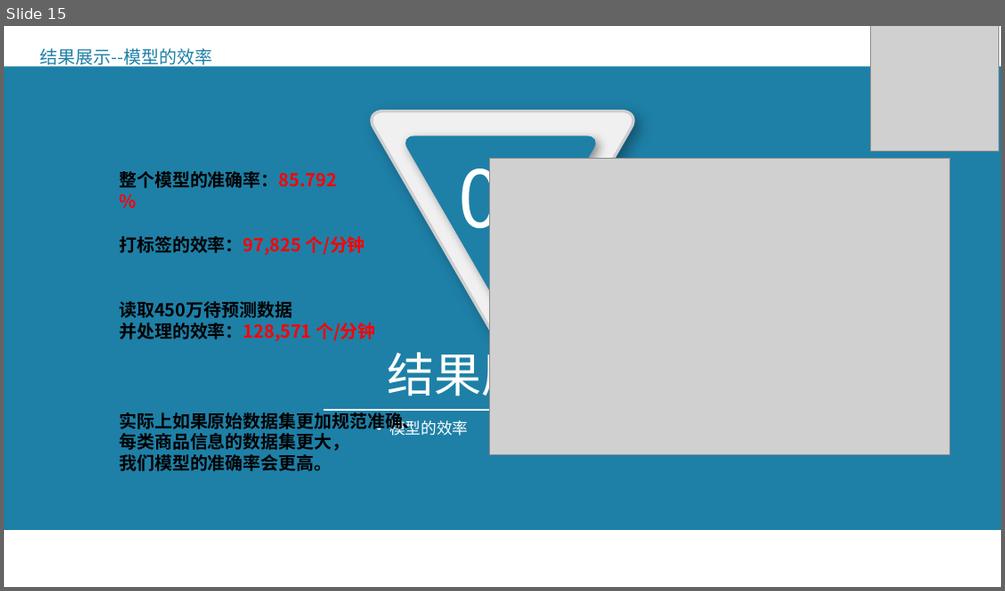
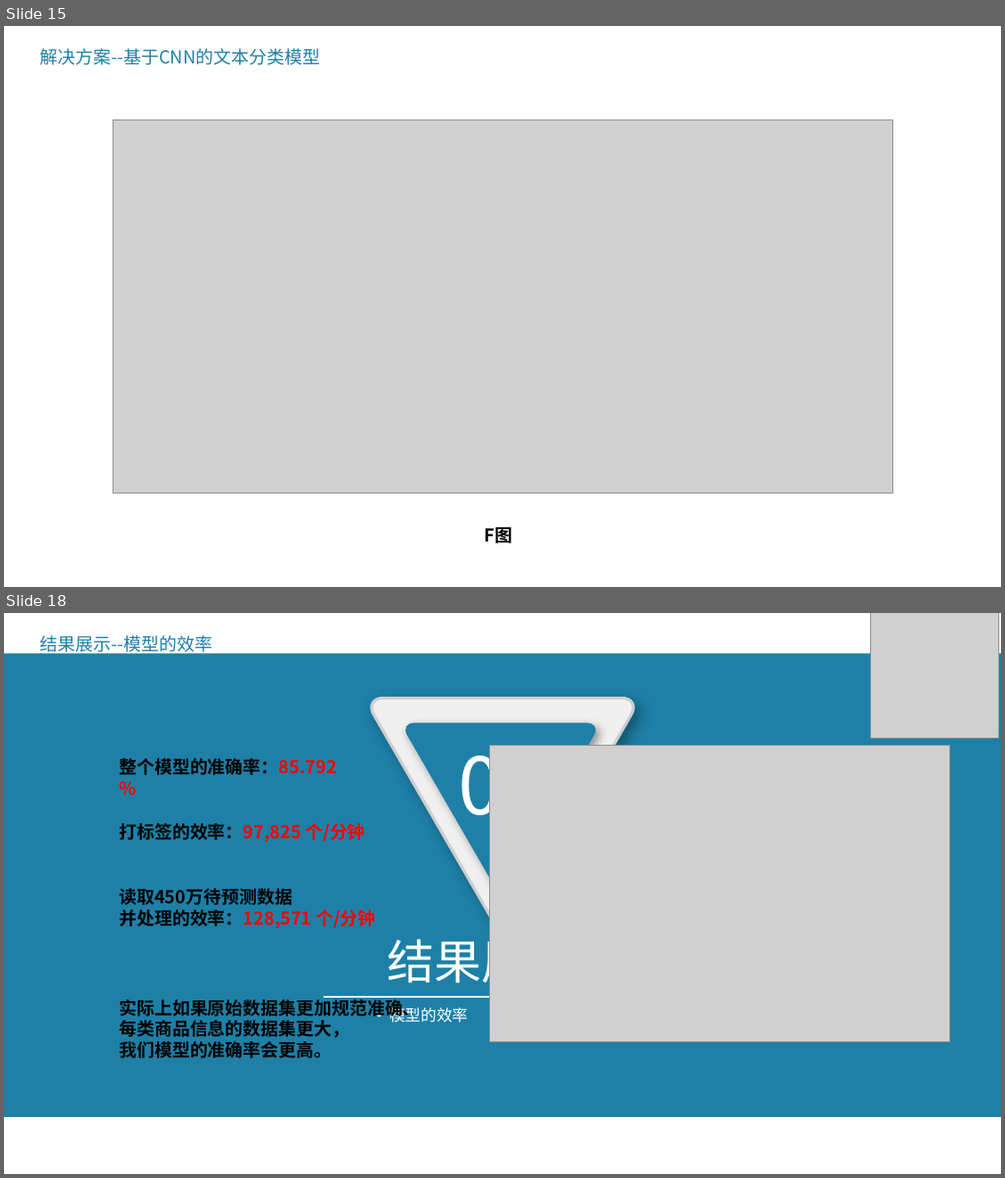
Before and after one commit to jwen-wj/Service-outsourcing, a slide deck: A类-1801047-TempName-2018网络零售平台商品分类项目文件包/A类-1801047-TempName-2018网络零售平台商品分类项目简介PPT.pptx. Shown one above the other, each under a label of ours: slide 15 before the commit, slides 15 and 18 after it; the slides between them are not shown. The pictures are 1005x591 and 1005x1178 pixels, drawn with LibreOffice and Linux fonts; fonts in the diff are those of the drawing; grey boxes stand for pictures; background and template pictures are left out. Boxes give left, top, right and bottom in pixels: in the first picture for what was removed or moved away, otherwise in the second. Text is boxed around its words. In the diff, an @@ line names an element or a change of style, - is before the commit and + after.

```diff
--- a/A类-1801047-TempName-2018网络零售平台商品分类项目文件包/A类-1801047-TempName-2018网络零售平台商品分类项目简介PPT.pptx
+++ b/A类-1801047-TempName-2018网络零售平台商品分类项目文件包/A类-1801047-TempName-2018网络零售平台商品分类项目简介PPT.pptx
@@ slide 15 added at (4, 26, 1001, 587), background #FFFFFF @@
@@ text added at (40, 48, 320, 65), 18 pt, text #1E80A7 @@
+解决方案--基于CNN的文本分类模型
@@ picture added at (113, 119, 892, 492) @@
@@ text added at (485, 527, 513, 543), 18 pt, text #000000, bold @@
+F图
@@ what was slide 15 is now slide 18 @@
```
Also in this commit, not shown: 2 slides changed, 2 other slides added, 5 other files.
